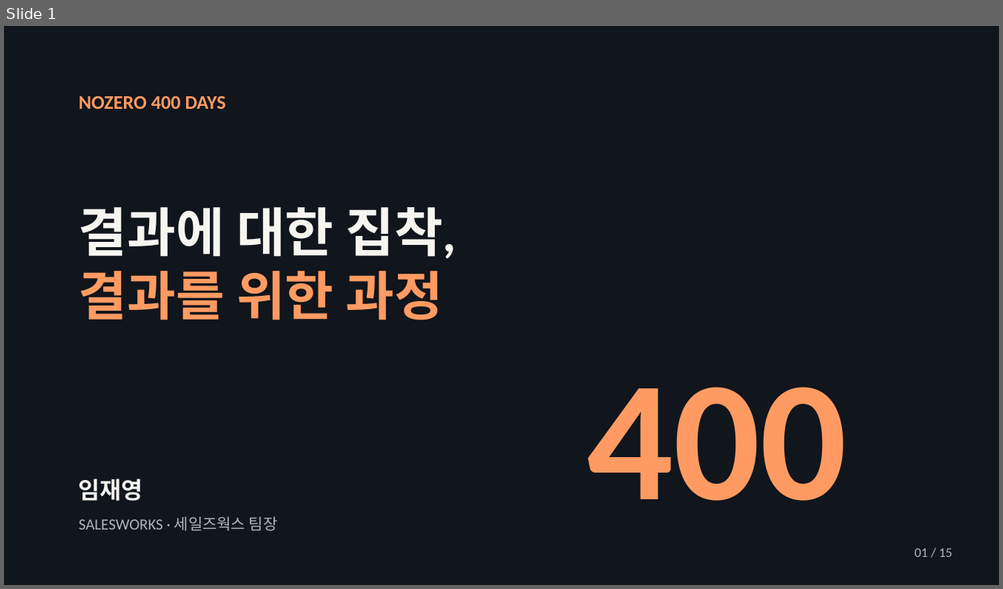
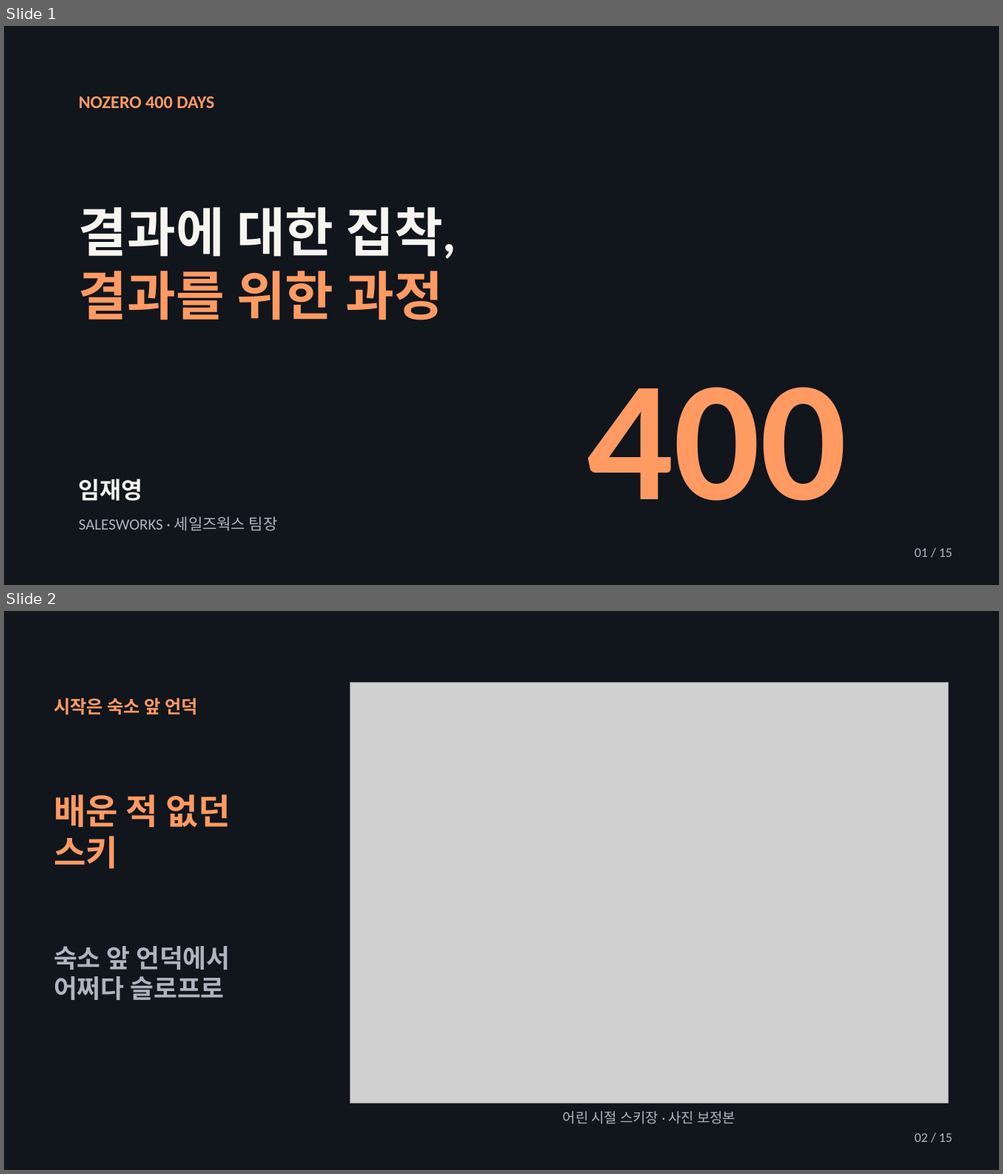
Before and after one commit to jaeyoung5178-bot/Presence, a slide deck: education/mentality/nozero400/NoZero-400Days.pptx. Shown one above the other, each under a label of ours: slide 1 before the commit, slides 1 and 2 after it. The pictures are 1003x589 and 1003x1174 pixels, drawn with LibreOffice and Linux fonts; fonts in the diff are those of the drawing; grey boxes stand for pictures. Boxes give left, top, right and bottom in pixels: in the first picture for what was removed or moved away, otherwise in the second. Text is boxed around its words. In the diff, an @@ line names an element or a change of style, - is before the commit and + after.

```diff
--- a/education/mentality/nozero400/NoZero-400Days.pptx
+++ b/education/mentality/nozero400/NoZero-400Days.pptx
@@ slide 2 added at [4, 611, 999, 1170], background #11151C @@
@@ text added at [54, 698, 197, 715], 17.2 pt, text #FF9B62, bold @@
+시작은 숙소 앞 언덕
@@ picture added at [350, 683, 948, 1103] @@
@@ text added at [54, 795, 230, 869], 33.8 pt, text #FF9B62, bold @@
+배운 적 없던
+스키
@@ text added at [54, 946, 230, 1000], 24.8 pt, text #AEB5C1, bold @@
+숙소 앞 언덕에서
+어쩌다 슬로프로
@@ text added at [563, 1111, 735, 1125], 13.5 pt, text #AEB5C1 @@
+어린 시절 스키장 · 사진 보정본
@@ text added at [914, 1133, 952, 1142], 12.8 pt, text #AEB5C1 @@
+02 / 15
@@ slide 1 changed as well @@
@@ text "NOZERO 400 DAYS" at [79, 96, 214, 108]: size 18.8 to 17.2 pt @@
```
Also in this commit, not shown: 13 other slides added, 14 slides removed, 4 other files.
